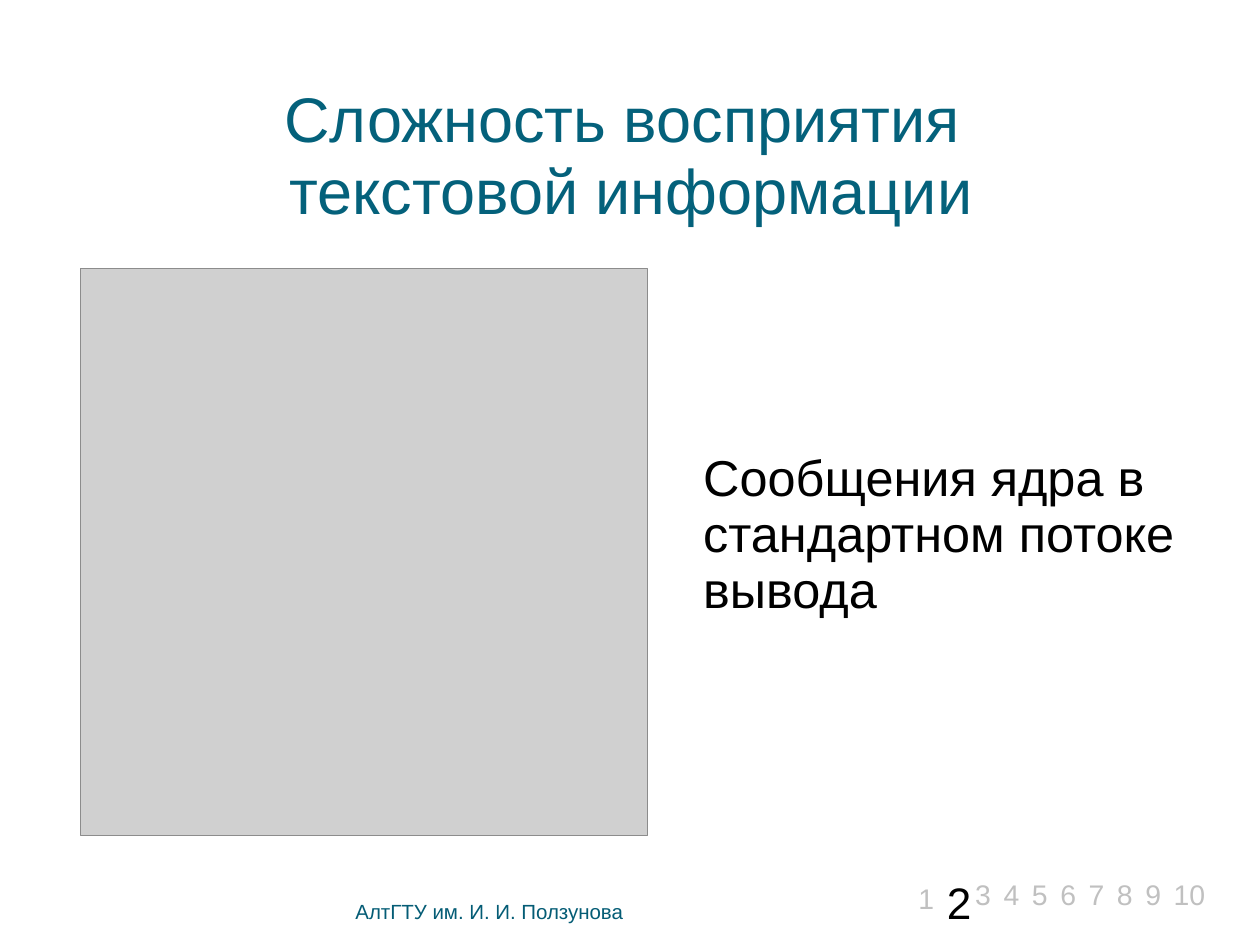
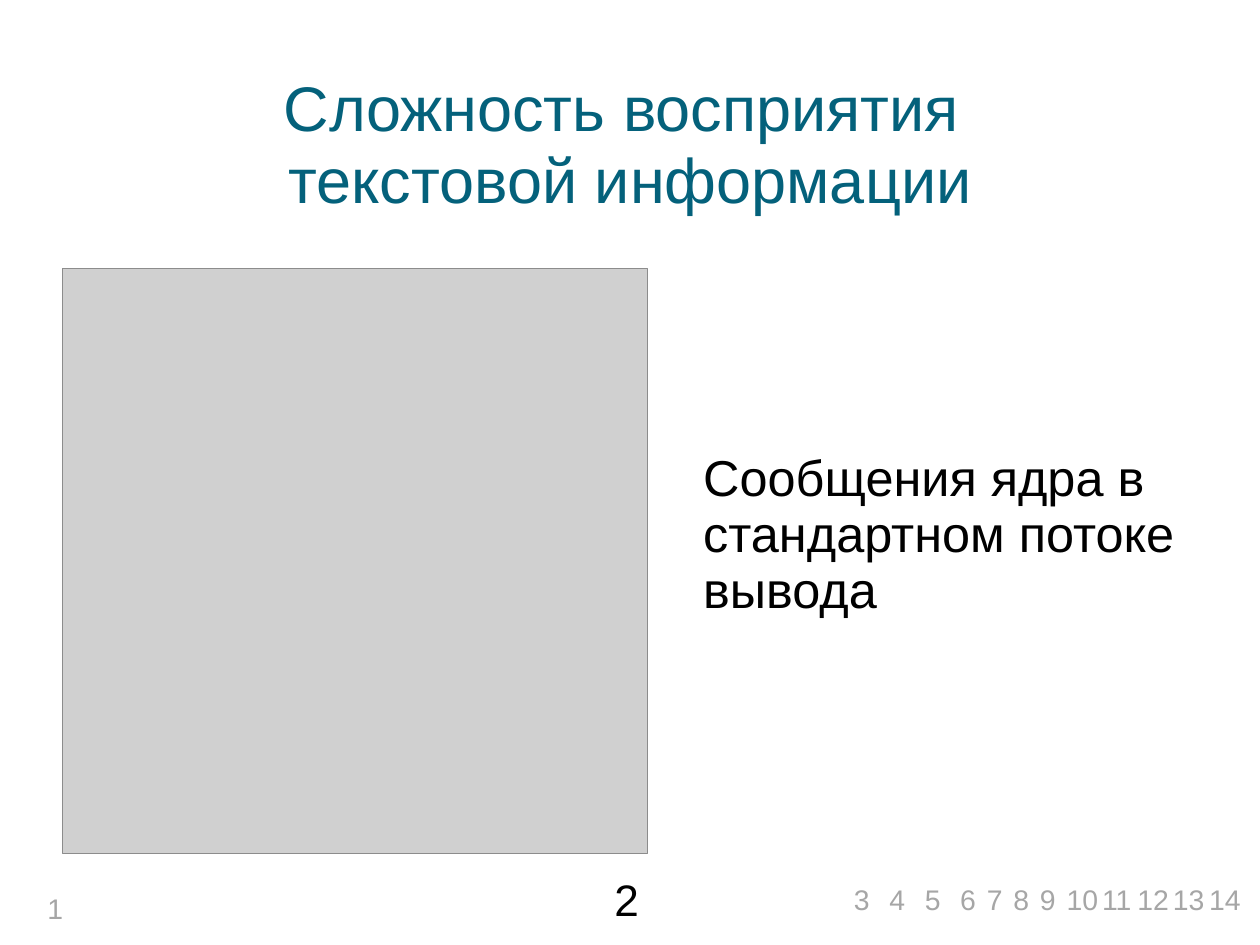
Before and after one commit to bluerain/snoopy, a slide deck: slide 2 of diploma/trunk/ppt/starovoitov.ppt. Drawn at 1260x945 pixels with LibreOffice and Linux fonts; fonts in the diff are those of the drawing; grey boxes stand for pictures; background and template pictures are left out. Boxes give left, top, right and bottom in pixels: in the first picture for what was removed or moved away, otherwise in the second. Text is boxed around its words. In the diff, an @@ line names an element or a change of style, - is before the commit and + after.

Commit message:
update presentation

```diff
--- a/diploma/trunk/ppt/starovoitov.ppt
+++ b/diploma/trunk/ppt/starovoitov.ppt
@@ text "Сложность восприятия текстовой информации" moved from (x1=284, y1=98, x2=972, y2=225) to (x1=284, y1=87, x2=971, y2=214) @@
@@ picture resized from (x1=81, y1=269, x2=648, y2=836) to (x1=62, y1=269, x2=648, y2=854) @@
@@ text colour #C0C0C0 to #A6A6A6 in 9 elements at (x1=960, y1=890, x2=976, y2=910), (x1=987, y1=890, x2=1003, y2=910), (x1=1013, y1=890, x2=1029, y2=910), (x1=1040, y1=890, x2=1056, y2=910), (x1=925, y1=890, x2=941, y2=910), (x1=889, y1=890, x2=905, y2=910), (x1=1067, y1=890, x2=1099, y2=910), (x1=854, y1=890, x2=870, y2=910), (x1=47, y1=899, x2=63, y2=919) @@
@@ text "1" moved from (x1=918, y1=890, x2=934, y2=909) to (x1=47, y1=899, x2=63, y2=919) @@
@@ text "2" moved from (x1=947, y1=888, x2=972, y2=919) to (x1=614, y1=885, x2=639, y2=916) @@
@@ text "3" moved from (x1=975, y1=885, x2=991, y2=905) to (x1=854, y1=890, x2=870, y2=910) @@
@@ text "4" moved from (x1=1004, y1=886, x2=1020, y2=905) to (x1=889, y1=890, x2=905, y2=910) @@
@@ 3 texts moved together from (x1=1032, y1=885, x2=1161, y2=905) to (x1=925, y1=890, x2=1056, y2=910) @@
@@ text "6" moved from (x1=1060, y1=885, x2=1076, y2=905) to (x1=960, y1=890, x2=976, y2=910) @@
@@ text "7" moved from (x1=1089, y1=886, x2=1105, y2=905) to (x1=987, y1=890, x2=1003, y2=910) @@
@@ text "10" moved from (x1=1174, y1=885, x2=1206, y2=905) to (x1=1067, y1=890, x2=1099, y2=910) @@
@@ text added at (x1=1102, y1=890, x2=1131, y2=910), 18 pt, text #A6A6A6 @@
+11
@@ text added at (x1=1137, y1=890, x2=1169, y2=910), 18 pt, text #A6A6A6 @@
+12
@@ text added at (x1=1173, y1=890, x2=1205, y2=910), 18 pt, text #A6A6A6 @@
+13
@@ text added at (x1=1209, y1=890, x2=1241, y2=910), 18 pt, text #A6A6A6 @@
+14
@@ text removed at (x1=355, y1=905, x2=623, y2=924) @@
-АлтГТУ им. И. И. Ползунова
```
Also in this commit, not shown: 13 slides added, 17 slides removed, 8 other files.
